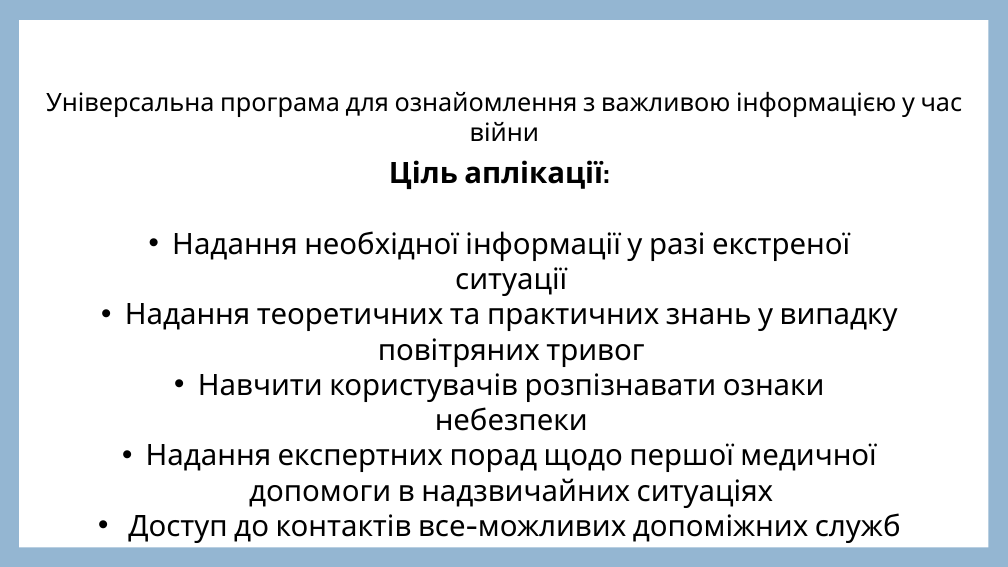
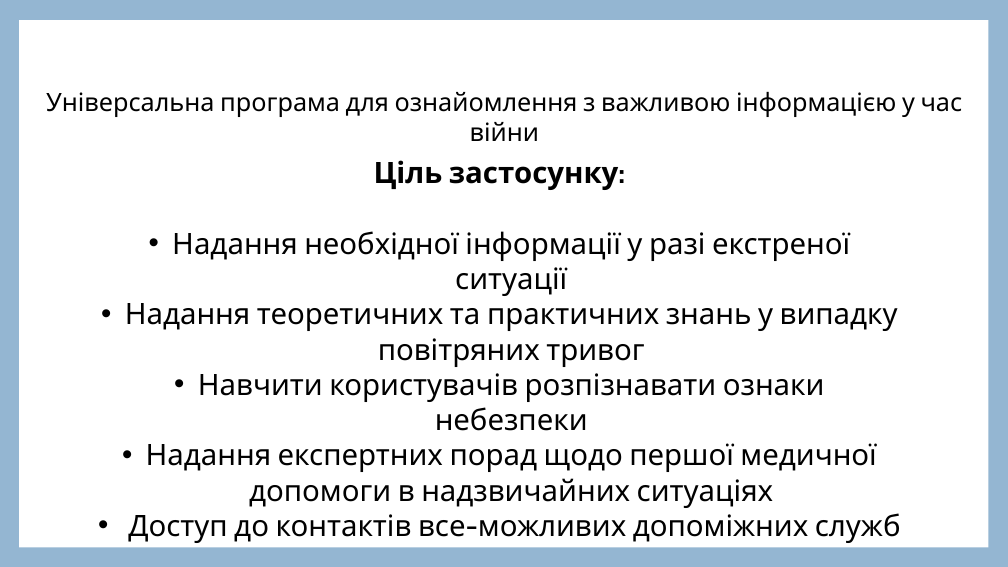
Before and after one commit to NataliaHerus/War-Notes, a slide deck: slide 4 of Documents/WarNotes_presentation.pptx (slide 2 before the commit). Drawn at 1008x567 pixels with LibreOffice and Linux fonts; fonts in the diff are those of the drawing. Boxes give left, top, right and bottom in pixels: in the first picture for what was removed or moved away, otherwise in the second. Text is boxed around its words. In the diff, an @@ line names an element or a change of style, - is before the commit and + after.

```diff
--- a/Documents/WarNotes_presentation.pptx
+++ b/Documents/WarNotes_presentation.pptx
@@ text at (x1=374, y1=160, x2=625, y2=190): text changed @@
-Ціль аплікації:
+Ціль застосунку:
```
Also in this commit, not shown: 3 other slides changed, 2 slides added, 1 other file.
